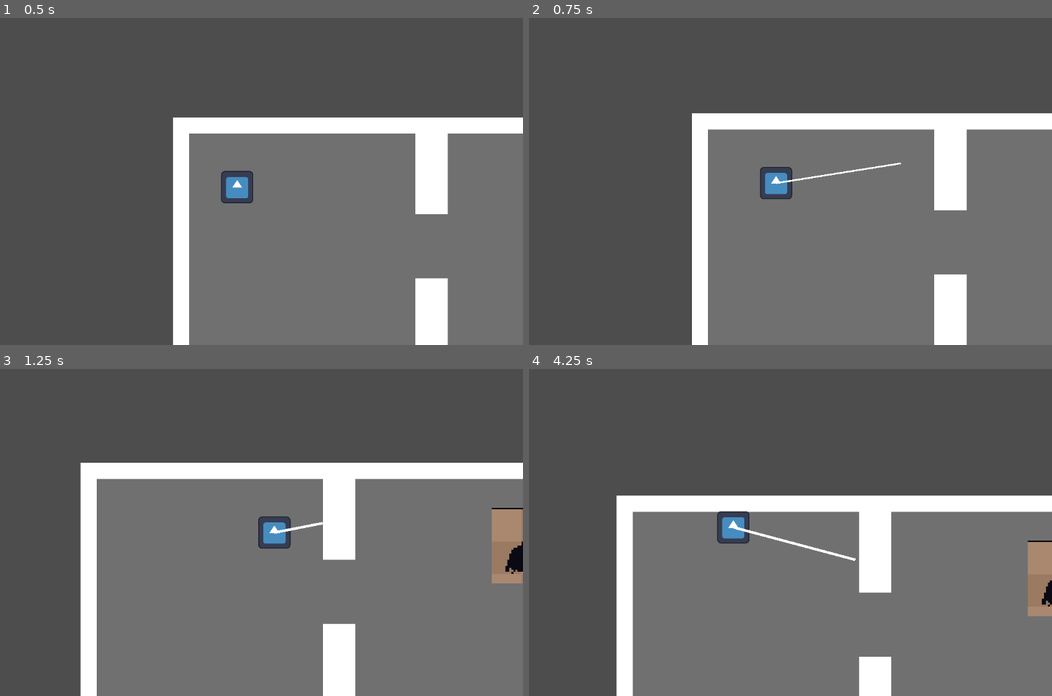
Above: before the commit, frames 1-4 (two rows, left to right).
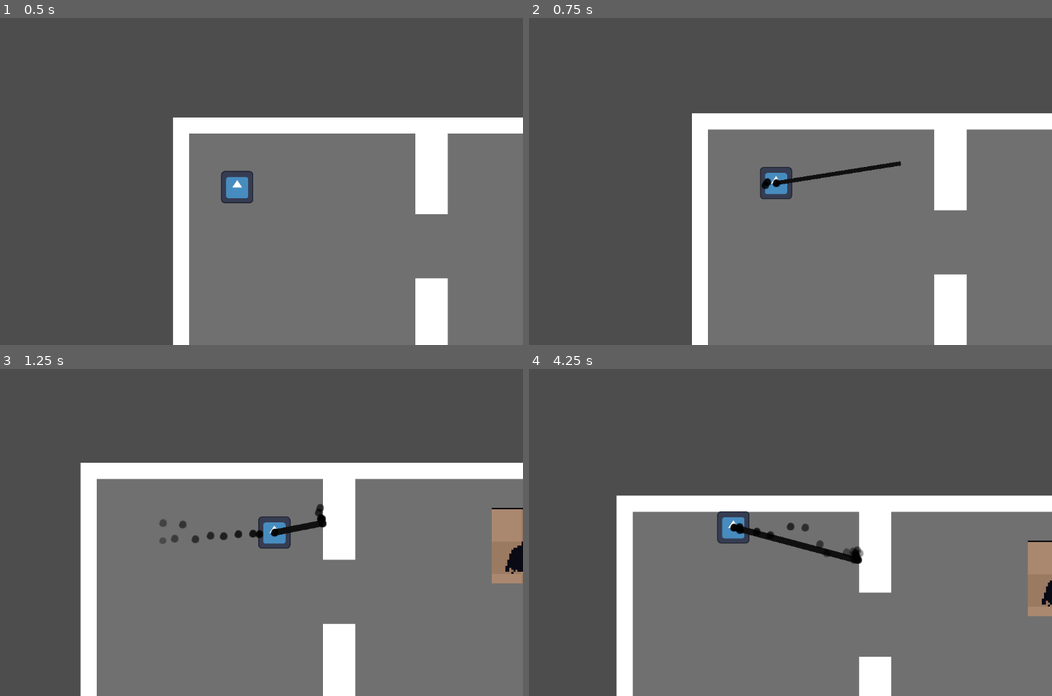
Above: after the commit, the same moments.

Repository: vyxul/Shadow-Eclipse
Game: Godot game, scene res://GameFiles/Scenes/Levels/Prison/PrisonLevel.tscn
Same seed, same stepped clock (60 frames per second), same inputs: the game is played once before the commit and once after it. The engine's default icon, where the game draws it, is replaced by a stand-in: a white triangle on a blue panel in a dark square.
Inputs (mouse positions are in pixels of both pictures, inside the frame that each line leads up to):
- Up to frame 1 (0.5 s): no input
- Up to frame 2 (0.75 s): move the mouse to (889, 165) at 0.52 s; hold D (right) from 0.53 s (still down); tap R (r) at 0.6 s
- Up to frame 3 (1.25 s): keep holding D (right)
- Up to frame 4 (4.25 s): move the mouse to (644, 548) at 1.27 s; release D (right) at 1.28 s; hold S (down) 1.28-2.03 s; click (644, 548) at 1.35 s; tap R (r) at 1.55, 2.1, 3.05, 3.6 s; move the mouse to (816, 460) at 2.02 s; hold D (right) 2.03-2.78 s; move the mouse to (732, 597) at 2.77 s; hold W (up) 2.78-3.53 s; tap Shift (shift) at 2.85 s; move the mouse to (936, 581) at 3.52 s; hold A (left) from 3.53 s (still down)

Frame 1 is identical in both runs. In frame 2, 0.4% of the frame differs, in the area x 44-72%, y 43-53%; in frame 3, 0.6%; in frame 4, 0.7%, in the area x 38-64%, y 46-60%.

Commit message:
Added focus target logic to laser
Allows the laser to refer to target body after focusing on it for a set time

Diff:
--- a/GameFiles/Game Objects/Characters/Player/player.tscn
+++ b/GameFiles/Game Objects/Characters/Player/player.tscn
@@ -27,3 +27,4 @@
 
 [node name="PlayerRecruitController" parent="." node_paths=PackedStringArray("player") instance=ExtResource("4_ve0m4")]
 player = NodePath("..")
+focus_time_needed = 3.0
--- a/GameFiles/Game Objects/Characters/Player/player_recruit_controller.gd
+++ b/GameFiles/Game Objects/Characters/Player/player_recruit_controller.gd
@@ -4,6 +4,8 @@
 
 @export var player: CharacterBody2D
 @export var laser_range: float = 500
+@export var focus_time_needed: float = 1
+@export var conversion_damage: int = 1
 
 var is_casting: bool = false
 
--- a/GameFiles/Game Objects/Characters/Player/player_recruit_laser.gd
+++ b/GameFiles/Game Objects/Characters/Player/player_recruit_laser.gd
@@ -1,25 +1,90 @@
 extends RayCast2D
 
 @onready var line_2d = $Line2D
+@onready var casting_particles = $CastingParticles
+@onready var collision_particles = $CollisionParticles
+@onready var beam_particles = $BeamParticles
+
+@export var laser_width: float = 25
+
+var laser_in_use: bool = false
+var focus_time_needed: float
+var current_focus_time: float = 0
+var conversion_damage: int
+var focus_target: CharacterBody2D
+
+
+func _ready():
+	casting_particles.emitting = false
+	collision_particles.emitting = false
+	#beam_particles.emitting = false
+	collision_particles.process_material.emission_shape_offset.x = 0
+	line_2d.width = 0
+	focus_time_needed = get_parent().focus_time_needed
+	conversion_damage = get_parent().conversion_damage
 
 
 func _physics_process(delta):
 	var cast_point = target_position
 	force_raycast_update()
 
-	if is_colliding():
+	collision_particles.emitting = laser_in_use && is_colliding()
+
+	casting_particles.process_material.direction.x = cast_point.x
+	casting_particles.process_material.direction.y = cast_point.y
+
+	if is_colliding() && laser_in_use:
+		# visuals
 		cast_point = to_local(get_collision_point())
+		collision_particles.position = cast_point
+
+		collision_particles.process_material.direction.x = -cast_point.x
+		collision_particles.process_material.direction.y = -cast_point.y
+
+		# target conversion damage
+		var collider = get_collider()
+		if collider is HurtboxComponent:
+			#print_debug("collider name = " + str(collider.get_parent().name))
+			# will need to add code later to check for faction relationship
+			var current_target = collider.get_parent()
+
+			if current_target != focus_target:
+				focus_target = current_target
+				current_focus_time = 0
+
+			else:
+				current_focus_time += delta
+
+			if current_focus_time >= focus_time_needed:
+				current_focus_time = 0
+				print_debug("Focused on the same target for the focus time needed")
+				# Add code here to refer to the targets conversion component
+				# and reduce their gauge after making that conversion component
+
+	else:
+		focus_target = null
+		current_focus_time = 0
+
 
 	line_2d.points[1] = cast_point
 
+	#beam_particles.process_material.emission_shape_offset.x = abs(cast_point.x * .5)
+	#beam_particles.process_material.emission_box_extents.x = cast_point.x * .5
+	#beam_particles.rotation = cast_point.angle()
+
 
 func appear():
+	laser_in_use = true
+	casting_particles.emitting = true
+	#beam_particles.emitting = true
 	var tween = create_tween()
-	#tween.tween_property(line_2d, "width",  0,  0)
-	tween.tween_property(line_2d, "width", 10, .2)
+	tween.tween_property(line_2d, "width", laser_width, .2)
 
 
 func disappear():
+	laser_in_use = false
+	casting_particles.emitting = false
+	#beam_particles.emitting = false
 	var tween = create_tween()
-	#tween.tween_property(line_2d, "width", 10,  0)
 	tween.tween_property(line_2d, "width",  0, .2)
+	focus_target = null
--- a/GameFiles/Game Objects/Characters/Player/player_recruit_laser.tscn
+++ b/GameFiles/Game Objects/Characters/Player/player_recruit_laser.tscn
@@ -1,6 +1,54 @@
-[gd_scene load_steps=2 format=3 uid="uid://bo8ow2p1eue1i"]
+[gd_scene load_steps=10 format=3 uid="uid://dhgettq55qybf"]
 
 [ext_resource type="Script" path="res://GameFiles/Game Objects/Characters/Player/player_recruit_laser.gd" id="1_bqyua"]
+[ext_resource type="Texture2D" path="res://GameFiles/Assets/Art/Player/glowing_circle.png" id="2_lvrly"]
+
+[sub_resource type="Gradient" id="Gradient_7nnxk"]
+colors = PackedColorArray(0, 0, 0, 1, 1, 1, 1, 0)
+
+[sub_resource type="GradientTexture1D" id="GradientTexture1D_xy3t1"]
+gradient = SubResource("Gradient_7nnxk")
+
+[sub_resource type="Curve" id="Curve_s03w8"]
+_data = [Vector2(0, 1), 0.0, 0.0, 0, 0, Vector2(0.565543, 1), 0.0, 0.0, 0, 0, Vector2(0.883895, 0), 0.0, 0.0, 0, 0]
+point_count = 3
+
+[sub_resource type="CurveTexture" id="CurveTexture_62ybr"]
+curve = SubResource("Curve_s03w8")
+
+[sub_resource type="ParticleProcessMaterial" id="ParticleProcessMaterial_rnqw2"]
+particle_flag_disable_z = true
+spread = 70.0
+flatness = 0.4
+initial_velocity_min = 90.0
+initial_velocity_max = 90.0
+gravity = Vector3(0, 0, 0)
+scale_curve = SubResource("CurveTexture_62ybr")
+color = Color(0, 0, 0, 1)
+color_ramp = SubResource("GradientTexture1D_xy3t1")
+
+[sub_resource type="ParticleProcessMaterial" id="ParticleProcessMaterial_dtqwc"]
+particle_flag_disable_z = true
+emission_shape_offset = Vector3(200, 0, 0)
+direction = Vector3(-1, 0, 0)
+spread = 70.0
+flatness = 0.5
+initial_velocity_min = 50.0
+initial_velocity_max = 70.0
+gravity = Vector3(0, 0, 0)
+scale_curve = SubResource("CurveTexture_62ybr")
+color = Color(0, 0, 0, 1)
+color_ramp = SubResource("GradientTexture1D_xy3t1")
+
+[sub_resource type="ParticleProcessMaterial" id="ParticleProcessMaterial_g78b4"]
+particle_flag_disable_z = true
+emission_shape_offset = Vector3(100, 0, 0)
+emission_shape = 3
+emission_box_extents = Vector3(100, 0, 0)
+direction = Vector3(0, 0, 0)
+gravity = Vector3(0, 0, 0)
+tangential_accel_min = -50.0
+tangential_accel_max = 50.0
 
 [node name="PlayerRecruitLaser" type="RayCast2D"]
 target_position = Vector2(200, 0)
@@ -10,4 +58,21 @@
 
 [node name="Line2D" type="Line2D" parent="."]
 points = PackedVector2Array(0, 0, 200, 0)
-width = 0.0
+width = 25.0
+default_color = Color(0.0627451, 0.0627451, 0.0627451, 1)
+
+[node name="CastingParticles" type="GPUParticles2D" parent="."]
+amount = 16
+process_material = SubResource("ParticleProcessMaterial_rnqw2")
+texture = ExtResource("2_lvrly")
+
+[node name="CollisionParticles" type="GPUParticles2D" parent="."]
+amount = 16
+process_material = SubResource("ParticleProcessMaterial_dtqwc")
+texture = ExtResource("2_lvrly")
+
+[node name="BeamParticles" type="GPUParticles2D" parent="."]
+emitting = false
+process_material = SubResource("ParticleProcessMaterial_g78b4")
+texture = ExtResource("2_lvrly")
+visibility_rect = Rect2(0, -12.5, 200, 25)
Binary file added: GameFiles/Assets/Art/Player/glowing_circle.png
Not shown, added: GameFiles/Assets/Art/Player/glowing_circle.png.import
Not shown: 1 places in GameFiles/Game Objects/Characters/Player/player.tscn that only renumber resources
Not shown: 1 places in GameFiles/Game Objects/Characters/Player/player_recruit_controller.tscn that only renumber resources
